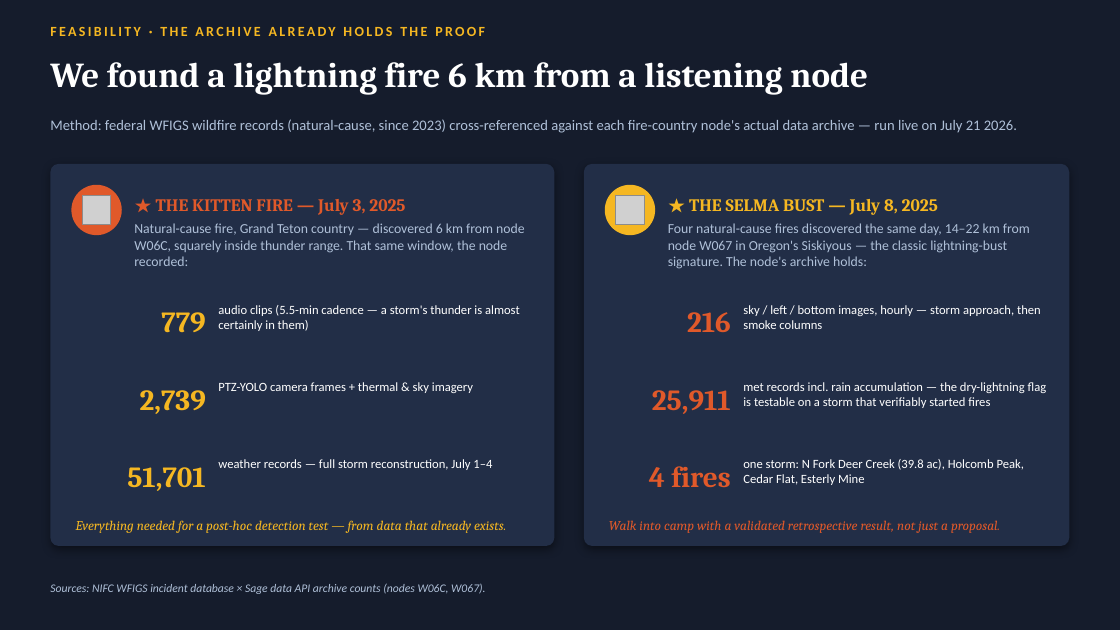
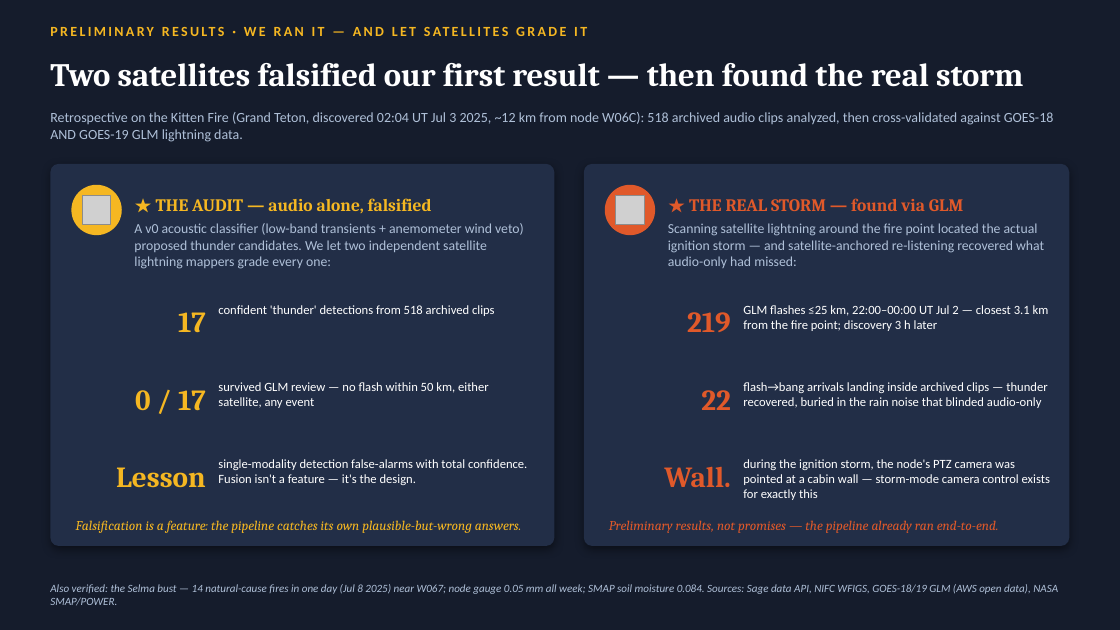
Before and after one commit to scwatson4/sage-summer-camp-2026, a slide deck: slide 7 of flashpoint/deck/FlashPoint-Lightning-Wildfire-Watch.pptx. Drawn at 1120x630 pixels with LibreOffice and Linux fonts; fonts in the diff are those of the drawing; grey boxes stand for pictures. Boxes give left, top, right and bottom in pixels: in the first picture for what was removed or moved away, otherwise in the second. Text is boxed around its words. In the diff, an @@ line names an element or a change of style, - is before the commit and + after.

```diff
--- a/flashpoint/deck/FlashPoint-Lightning-Wildfire-Watch.pptx
+++ b/flashpoint/deck/FlashPoint-Lightning-Wildfire-Watch.pptx
@@ text at (50,27,485,36): text changed @@
-FEASIBILITY · THE ARCHIVE ALREADY HOLDS THE PROOF
+PRELIMINARY RESULTS · WE RAN IT — AND LET SATELLITES GRADE IT
@@ text at (50,63,1023,87): text changed; size 30 to 28 pt @@
-We found a lightning fire 6 km from a listening node
+Two satellites falsified our first result — then found the real storm
@@ text at (50,112,1054,142): text changed; size 12.5 to 12 pt @@
-Method: federal WFIGS wildfire records (natural-cause, since 2023) cross-referenced against each fire-country node's actual data archive — run live on July 21 2026.
+Retrospective on the Kitten Fire (Grand Teton, discovered 02:04 UT Jul 3 2025, ~12 km from node W06C): 518 archived audio clips analyzed, then cross-validated against GOES-18 AND GOES-19 GLM lightning data.
@@ ellipse at (71,185,122,235): fill #E0592A to #F5B722 @@
@@ text at (156,198,432,213): text changed; text colour #E0592A to #F5B722 @@
-★ THE KITTEN FIRE — July 3, 2025
+★ THE AUDIT — audio alone, falsified
@@ ellipse at (605,185,655,235): fill #F5B722 to #E0592A @@
@@ text at (689,198,963,211): text changed; text colour #F5B722 to #E0592A @@
-★ THE SELMA BUST — July 8, 2025
+★ THE REAL STORM — found via GLM
@@ text at (134,223,524,269): text changed @@
-Natural-cause fire, Grand Teton country — discovered 6 km from node W06C, squarely inside thunder range. That same window, the node recorded:
+A v0 acoustic classifier (low-band transients + anemometer wind veto) proposed thunder candidates. We let two independent satellite lightning mappers grade every one:
@@ text at (668,223,1044,268): text changed @@
-Four natural-cause fires discovered the same day, 14–22 km from node W067 in Oregon's Siskiyous — the classic lightning-bust signature. The node's archive holds:
+Scanning satellite lightning around the fire point located the actual ignition storm — and satellite-anchored re-listening recovered what audio-only had missed:
@@ text at (178,312,206,333): text changed @@
-779
+17
@@ text at (218,305,495,316): text changed @@
-audio clips (5.5-min cadence — a storm's thunder is almost certainly in them)
+confident 'thunder' detections from 518 archived clips
@@ text at (687,312,731,332): text changed @@
-216
+219
@@ text at (743,305,1049,331): text changed @@
-sky / left / bottom images, hourly — storm approach, then smoke columns
+GLM flashes ≤25 km, 22:00–00:00 UT Jul 2 — closest 3.1 km from the fire point; discovery 3 h later
@@ text at (218,382,489,408): text changed @@
-PTZ-YOLO camera frames + thermal & sky imagery
+survived GLM review — no flash within 50 km, either satellite, any event
@@ text at (743,382,1047,408): text changed @@
-met records incl. rain accumulation — the dry-lightning flag is testable on a storm that verifiably started fires
+flash→bang arrivals landing inside archived clips — thunder recovered, buried in the rain noise that blinded audio-only
@@ text at (135,390,206,411): text changed @@
-2,739
+0 / 17
@@ text at (701,390,731,410): text changed @@
-25,911
+22
@@ text at (116,467,206,488): text changed @@
-51,701
+Lesson
@@ text at (218,459,527,485): text changed @@
-weather records — full storm reconstruction, July 1–4
+single-modality detection false-alarms with total confidence. Fusion isn't a feature — it's the design.
@@ text at (664,466,731,487): text changed @@
-4 fires
+Wall.
@@ text at (743,459,1050,500): text changed @@
-one storm: N Fork Deer Creek (39.8 ac), Holcomb Peak, Cedar Flat, Esterly Mine
+during the ignition storm, the node's PTZ camera was pointed at a cabin wall — storm-mode camera control exists for exactly this
@@ text at (76,520,521,533): text changed @@
-Everything needed for a post-hoc detection test — from data that already exists.
+Falsification is a feature: the pipeline catches its own plausible-but-wrong answers.
@@ text at (609,520,999,533): text changed @@
-Walk into camp with a validated retrospective result, not just a proposal.
+Preliminary results, not promises — the pipeline already ran end-to-end.
@@ text at (50,584,1058,606): text changed; size 10 to 9.5 pt @@
-Sources: NIFC WFIGS incident database × Sage data API archive counts (nodes W06C, W067).
+Also verified: the Selma bust — 14 natural-cause fires in one day (Jul 8 2025) near W067; node gauge 0.05 mm all week; SMAP soil moisture 0.084. Sources: Sage data API, NIFC WFIGS, GOES-18/19 GLM (AWS open data), NASA SMAP/POWER.
```
Also in this commit, not shown: 1 other slide changed, 16 other files.
